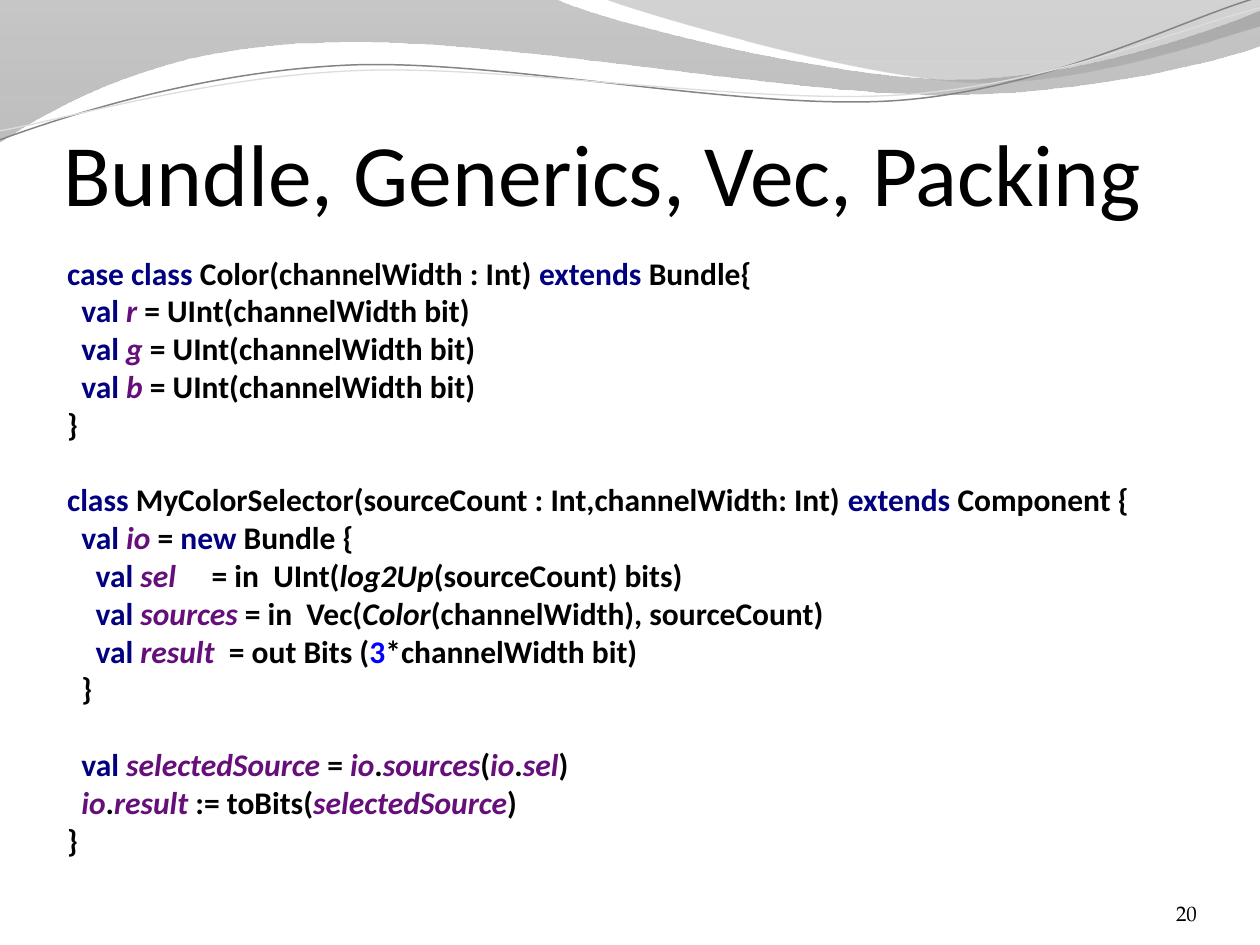
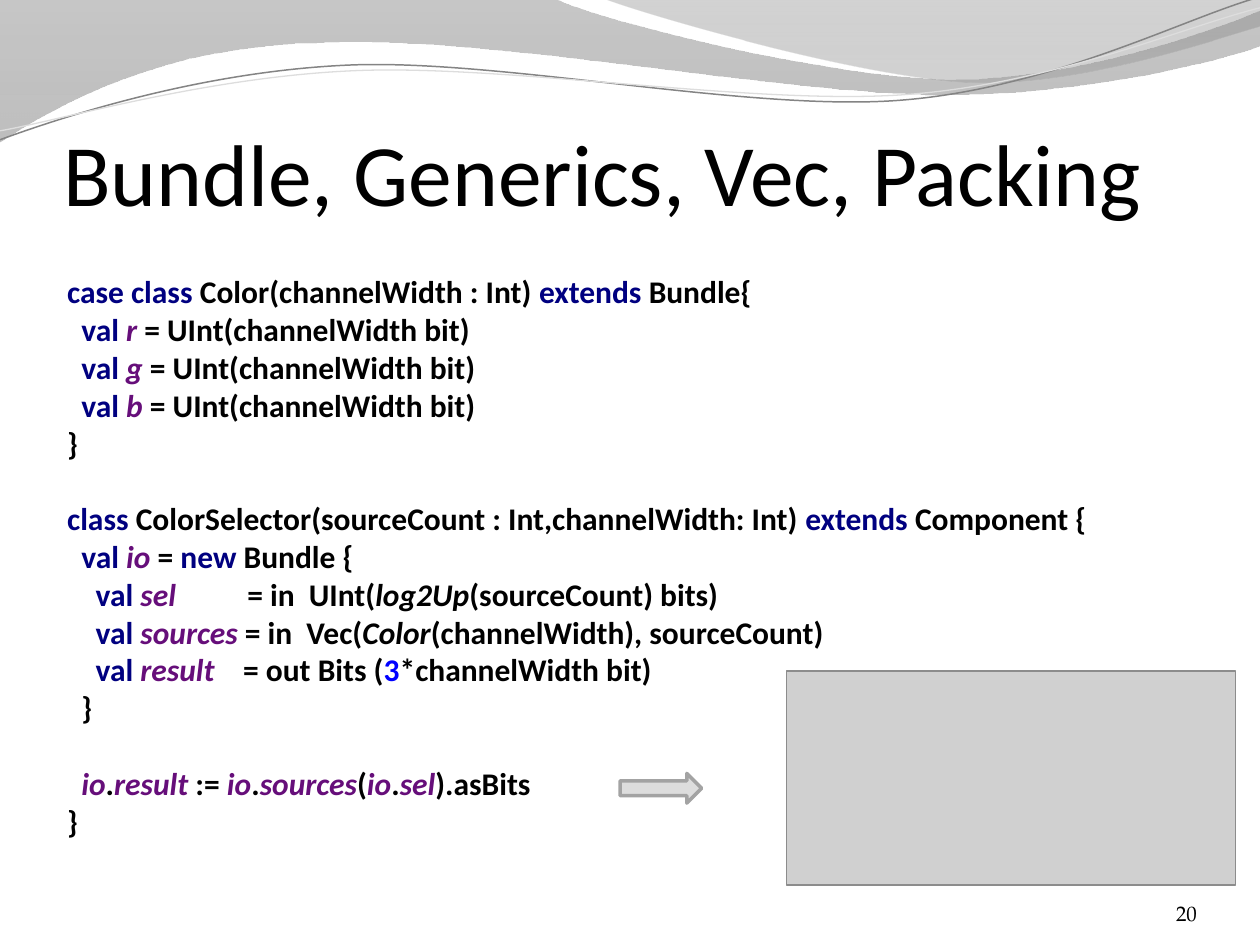
Before and after one commit to SpinalHDL/SpinalDoc, a slide deck: slide 20 of presentation/en/presentation.pptx. Drawn at 1260x945 pixels with LibreOffice and Linux fonts; fonts in the diff are those of the drawing; grey boxes stand for pictures; background and template pictures are left out. Boxes give left, top, right and bottom in pixels: in the first picture for what was removed or moved away, otherwise in the second. Text is boxed around its words. In the diff, an @@ line names an element or a change of style, - is before the commit and + after.

```diff
--- a/presentation/en/presentation.pptx
+++ b/presentation/en/presentation.pptx
@@ text at box(67, 280, 1068, 800): text changed @@
-case class Color(channelWidth : Int) extends Bundle{
-val r = UInt(channelWidth bit)
-val g = UInt(channelWidth bit)
-val b = UInt(channelWidth bit)
-}
-class MyColorSelector(sourceCount : Int,channelWidth: Int) extends Component {
-val io = new Bundle {
-val sel = in UInt(log2Up(sourceCount) bits)
-val sources = in Vec(Color(channelWidth), sourceCount)
-val result = out Bits (3*channelWidth bit)
-}
-val selectedSource = io.sources(io.sel)
-io.result := toBits(selectedSource)
-}
+case class Color(channelWidth : Int) extends Bundle{
+val r = UInt(channelWidth bit)
+val g = UInt(channelWidth bit)
+val b = UInt(channelWidth bit)
+}
+class ColorSelector(sourceCount : Int,channelWidth: Int) extends Component {
+val io = new Bundle {
+val sel = in UInt(log2Up(sourceCount) bits)
+val sources = in Vec(Color(channelWidth), sourceCount)
+val result = out Bits (3*channelWidth bit)
+}
+io.result := io.sources(io.sel).asBits
+}
@@ picture added at box(786, 670, 1235, 885) @@
@@ right arrow added at box(620, 774, 702, 804), fill #DDDDDD, outline #A3A3A3 2 pt @@
```
Also in this commit, not shown: 17 other slides changed, 1 slide added, 2 other files.
